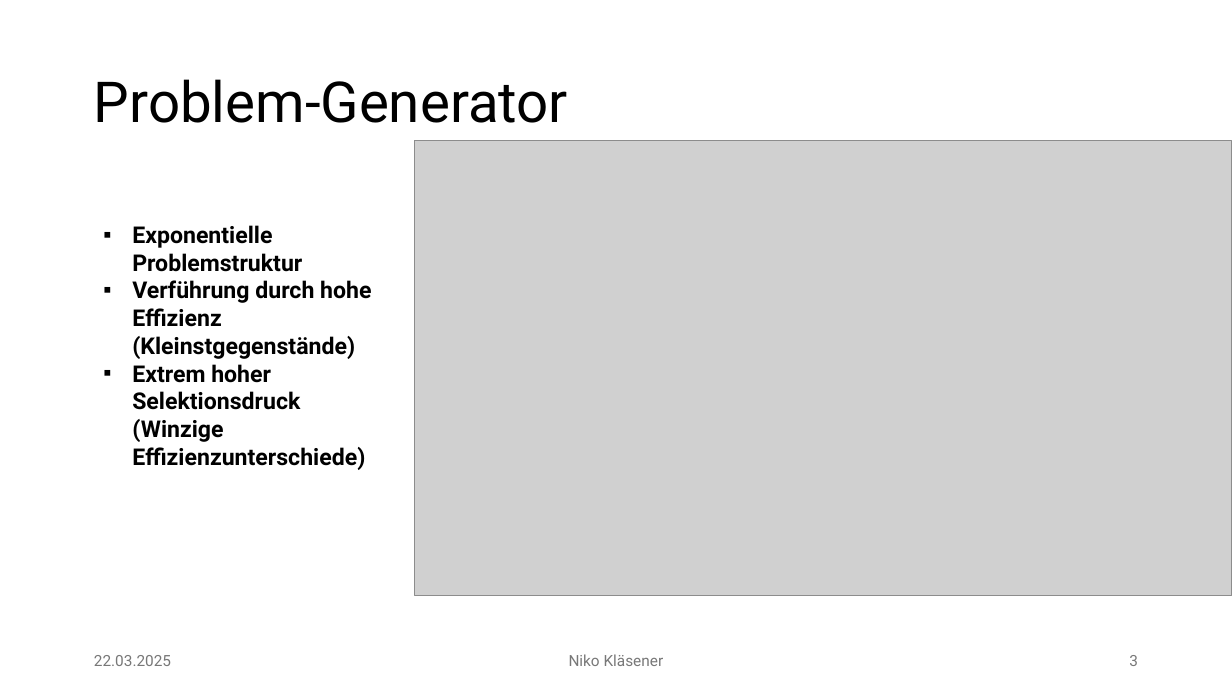
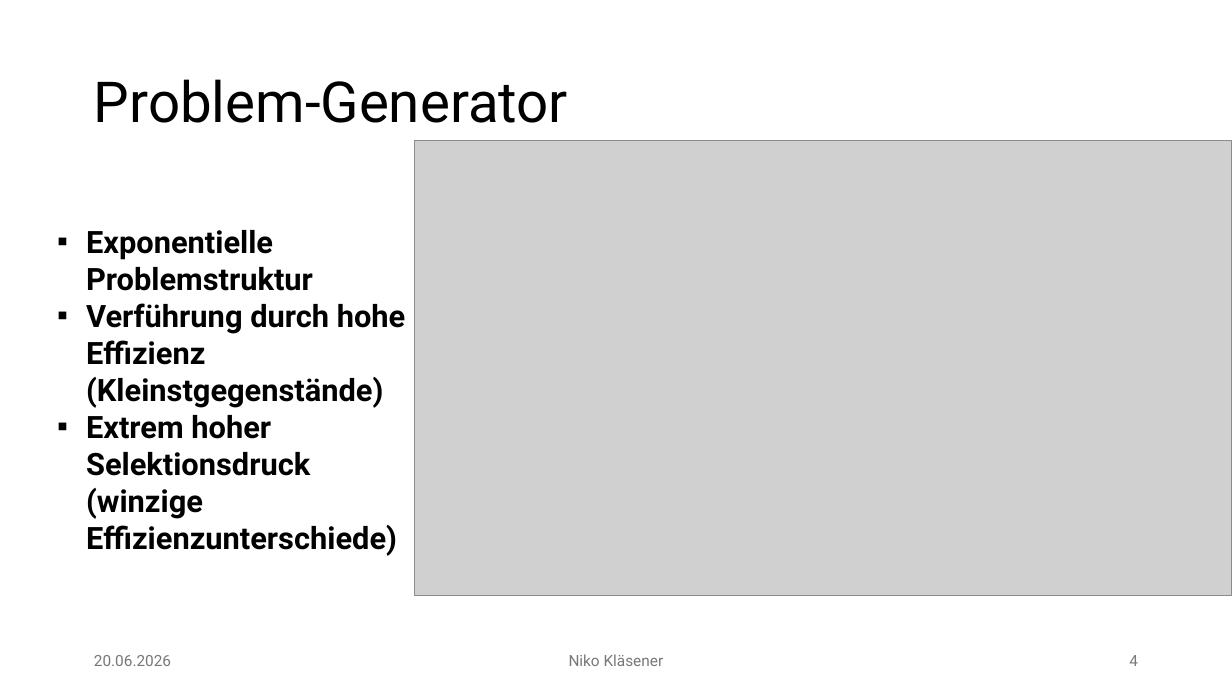
Before and after one commit to Niggo1299/BMO-Projekt, a slide deck: slide 4 of BMO-Projekt.pptx (slide 3 before the commit). Drawn at 1232x693 pixels with LibreOffice and Linux fonts; fonts in the diff are those of the drawing; grey boxes stand for pictures; background and template pictures are left out. Boxes give left, top, right and bottom in pixels: in the first picture for what was removed or moved away, otherwise in the second. Text is boxed around its words. In the diff, an @@ line names an element or a change of style, - is before the commit and + after.

```diff
--- a/BMO-Projekt.pptx
+++ b/BMO-Projekt.pptx
@@ text "Exponentielle Problemstruktur": place and size @@
-text "Exponentielle Problemstruktur" at bbox=[132, 225, 371, 470]
+text "Exponentielle Problemstruktur" at bbox=[86, 230, 406, 556]
@@ text at bbox=[86, 230, 406, 408]: size 18 to 24 pt in "Exponentielle Problemstruktur", "Verführung durch hohe Effizienz (Kleinstgegenstände)" @@
@@ text at bbox=[86, 415, 397, 556]: text changed; size 18 to 24 pt @@
-▪ Extrem hoher Selektionsdruck
-  (Winzige Effizienzunterschiede)
+▪ Extrem hoher Selektionsdruck (winzige Effizienzunterschiede)
@@ text at bbox=[94, 655, 171, 666]: text changed @@
-22.03.2025
+20.06.2026
@@ page number at bbox=[1129, 655, 1138, 666]: text changed @@
-3
+4
```
Also in this commit, not shown: 8 other slides changed, 1 slide added, 29 other files.
